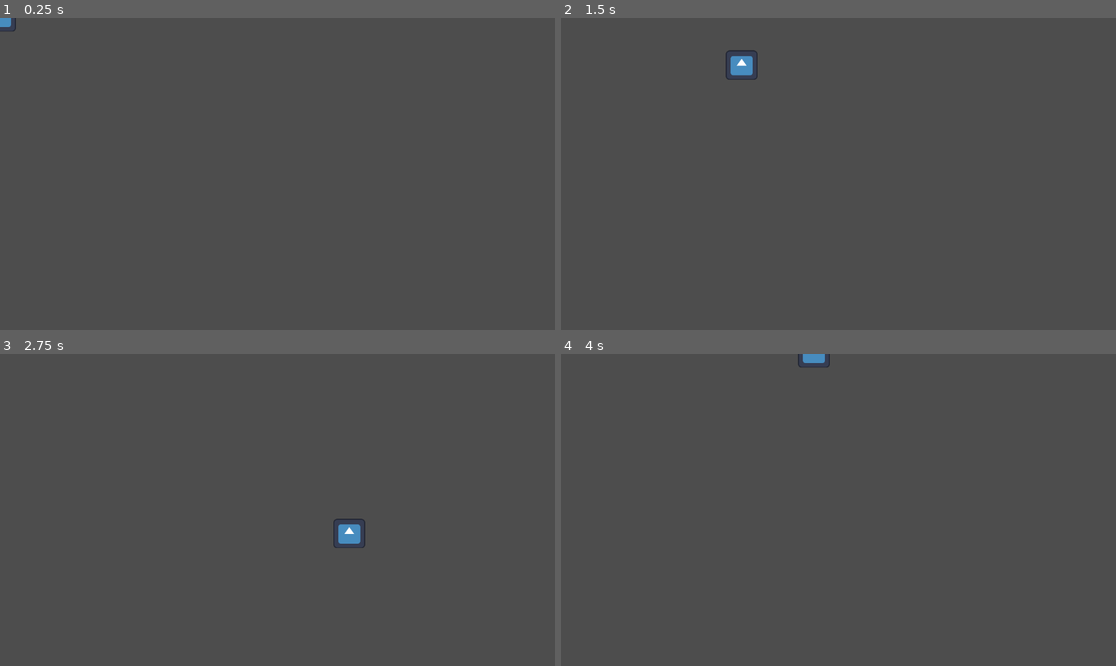
Above: before the commit, frames 1-4 (two rows, left to right).
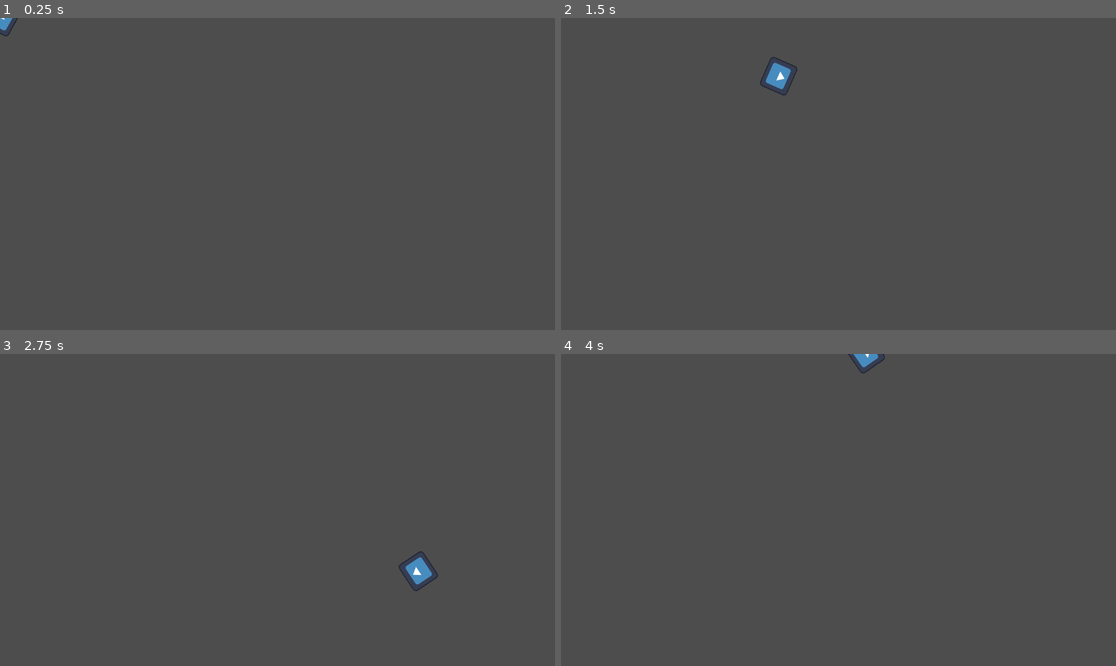
Above: after the commit, the same moments.

Repository: Dunwall/Obverse---A-Web-Based-Top-Down-Shooter-Game
Game: Godot game, scene res://scenes/player.tscn
The game is run twice, just before and just after one commit, with the same random seed, the same clock (stepped at 60 frames per second) and the same inputs. The project has no main scene, so this scene is started directly. The engine's default icon, where the game draws it, is replaced by a stand-in: a white triangle on a blue panel in a dark square.
Inputs (mouse positions are in pixels of both pictures, inside the frame that each line leads up to):
- Up to frame 1 (0.25 s): no input
- Up to frame 2 (1.5 s): tap Enter at 0.5 s; move the mouse to (960, 158) at 0.52 s; hold D (right) 0.53-1.28 s; move the mouse to (727, 189) at 1.27 s; hold S (down) from 1.28 s (still down)
- Up to frame 3 (2.75 s): move the mouse to (333, 441) at 2.02 s; release S (down) at 2.03 s; hold D (right) from 2.03 s (still down)
- Up to frame 4 (4 s): move the mouse to (810, 572) at 2.77 s; release D (right) at 2.78 s; hold W (up) 2.78-3.53 s; move the mouse to (1005, 556) at 3.52 s; hold A (left) from 3.53 s (still down)

The runs differ from the first frame. In frame 1, less than 0.1% of the frame differs, in the area x 0-4%, y 0-6%; in frame 2, 0.7%, in the area x 29-43%, y 10-25%; in frame 3, 0.7%; in frame 4, 0.3%.

Commit message:
Update player.gd
Add mouse mechanic, resolve opposing movement key issue

Diff:
--- a/game/player.gd
+++ b/game/player.gd
@@ -1,18 +1,22 @@
 extends CharacterBody2D
 
-@export var movespeed: float = 500.0
+@export var movespeed: float = 600.0
 
 func _physics_process(delta: float) -> void:
 	var motion = Vector2.ZERO
 
 	if Input.is_action_pressed("up"):
 		motion.y -= 1
-	if Input.is_action_pressed("down"):
+	elif Input.is_action_pressed("down"):
 		motion.y += 1
 	if Input.is_action_pressed("left"):
 		motion.x -= 1
-	if Input.is_action_pressed("right"):
+	elif Input.is_action_pressed("right"):
 		motion.x += 1
+
 	motion = motion.normalized()
+
 	velocity = motion * movespeed
 	move_and_slide()
+
+	look_at(get_global_mouse_position())
